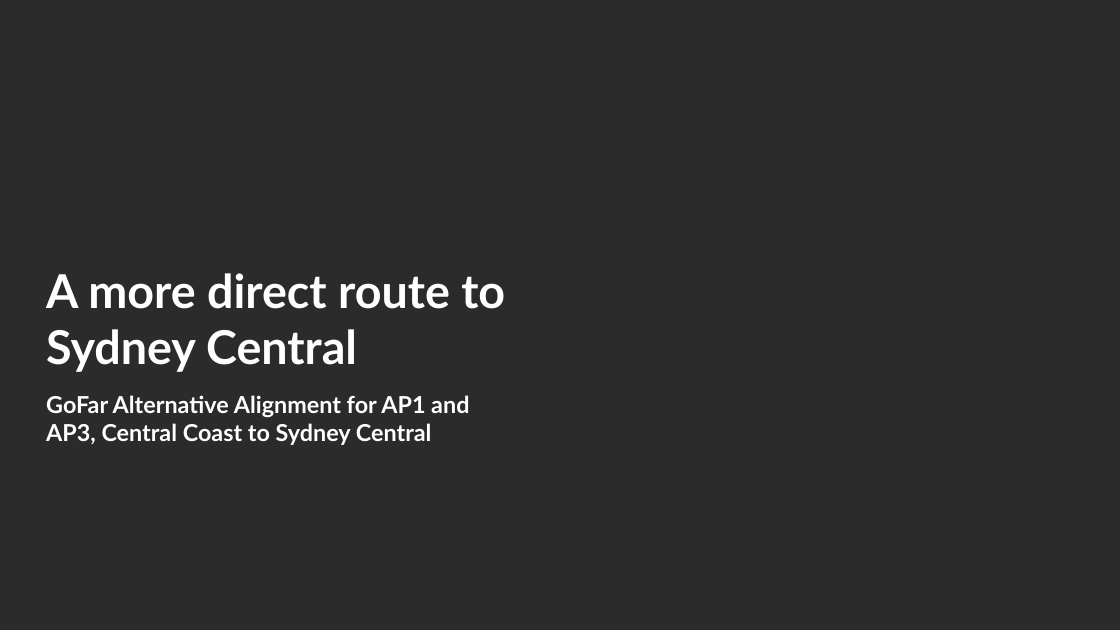
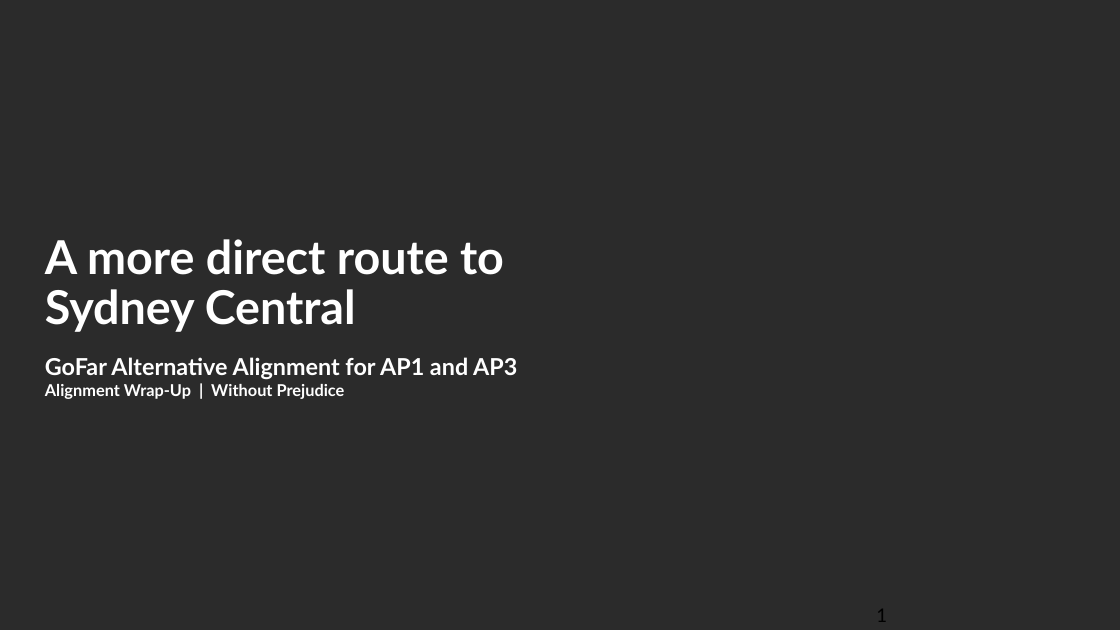
Before and after one commit to alyciawolf02/claude, a slide deck: slide 1 of Protecting_HSRA_Sydney_Central_Alignment_v2.pptx. Drawn at 1120x630 pixels with LibreOffice and Linux fonts; fonts in the diff are those of the drawing; background and template pictures are left out; a plain dark background stands for a picture behind light text. Boxes give left, top, right and bottom in pixels: in the first picture for what was removed or moved away, otherwise in the second. Text is boxed around its words. In the diff, an @@ line names an element or a change of style, - is before the commit and + after.

```diff
--- a/Protecting_HSRA_Sydney_Central_Alignment_v2.pptx
+++ b/Protecting_HSRA_Sydney_Central_Alignment_v2.pptx
@@ title "A more direct route to ...": place and size @@
-title "A more direct route to ..." at <box>46,273,505,372</box>
+title "A more direct route to ..." at <box>45,239,504,332</box>
@@ title "A more direct route to ..." at <box>45,239,504,332</box>: line spacing 1 to 0.9 @@
@@ subtitle added at <box>45,357,517,399</box>, 20 pt, text #FFFFFF, bold @@
+GoFar Alternative Alignment for AP1 and AP3
+Alignment Wrap-Up | Without Prejudice
@@ text removed at <box>46,395,469,445</box> @@
-GoFar Alternative Alignment for AP1 and AP3, Central Coast to Sydney Central
@@ page number added at <box>876,609,887,622</box>, 18 pt, text #000000 @@
+1
```
Also in this commit, not shown: 3 other slides changed, 2 slides added, 1 slide removed.
